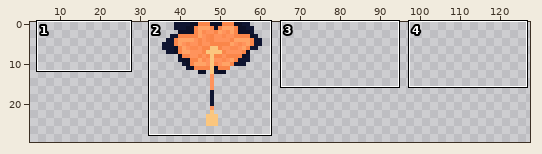
Sprite sheet, stored at src/images/flora/datura.png. The picture above shows the old version from afar; the outline marks the close-up.
Close-up. Before:
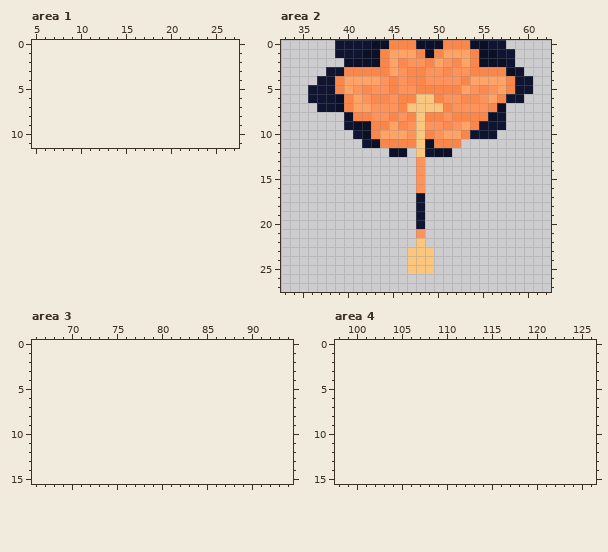
The file is 32x32 pixels. Colours within 5 levels of each other are drawn and written as one. Shown: area 1: x 5..27, y 0..11; area 2: x 33..62, y 0..27; area 3: x 66..94, y 0..15; area 4: x 98..126, y 0..15. The old version is drawn lined up with the new one, on the new canvas. The wide view leaves out empty margins.
New version:
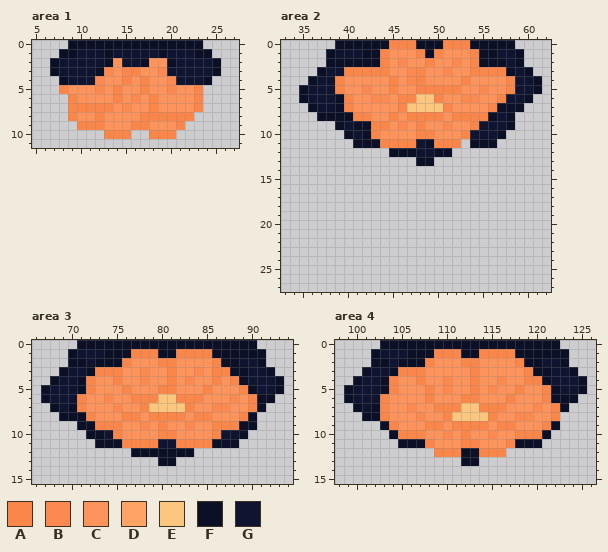
Palette (. is transparent): A #fa864a  B #fc8a50  C #ff935c  D #ffa366  E #fbc67e  F #0c1026  G #0f1531
The commit says: New enemy-plant "Datura"
What changed:
canvas 32x32 -> 128x32, the old top-left corner now at 32,0
Changed rows in their new state; - is an unchanged pixel.
Area 1:
first column x 7:
 0 --FFFFFFFFFFFFFFF--
 1 -FFGGGFGGGGGFGGGFF-
 2 FGGGGGFCGGFCCFGGGGF
 3 FGGGGFBCAACCBGGGGGF
 4 -FGGGBCCACACCBGGGF-
 5 -ACCCBCACCACCBCCA--
 6 --ACCCCACBCACCCCA--
 7 --AAAAACBCCACCCCA--
 8 --ACCACCCCAAAAAA---
 9 ---AAACCCAACCCA----
10 ------AAA--AAA-----
Area 2:
first column x 35:
 0 ----FFFF-------------FFF---
 1 ---F------CCC---CCC-----F--
 2 ---FF-----C----C--C-----F--
 3 --F-------C--------------F-
 4 -F---CCCC----------CCCC---F
 5 F----C------------C---C---F
 6 F-----C--------------C---F-
 7 -F----CC---------------FF--
 8 --FFF--------A---------F---
 9 ----F-----C--A----C----F---
10 -----F---CCC-A--CC----F----
11 ------FF-----G-----FFF-----
12 ------------FG-------------
13 -------------FF------------
14 -------------.-------------
15 -------------.-------------
16 -------------.-------------
17 -------------.-------------
18 -------------.-------------
19 -------------.-------------
20 -------------.-------------
21 -------------.-------------
22 -------------.-------------
23 ------------...------------
24 ------------...------------
25 ------------...------------
Area 3:
first column x 67:
 0 ----FFFFFFFFFFFFFFFFFFFF---
 1 ---FGGGFFFAAAFFAAAAFFFFFF--
 2 ---FFGFFFACCCAACCCCAFFGGF--
 3 --FGGFAAACCBCCACCBCAAFFGGF-
 4 -FGGFACCACCBCCACBCCACAFGGGF
 5 FGGGFACCCACCCAACCCACCCAFGGF
 6 FGGGACCBCCAAAEEAAACCCBCAFF-
 7 -FGFACCCBCCAEEEEACCBBCCAF--
 8 --FFFACCCAACAAAACAACCCAF---
 9 ----FFAAACCBCACCBCCAAAFF---
10 -----FFGACCCCAACCCCAGGF----
11 ------FFFAAAAGGAAAAFFF-----
12 ----------FFFFFFF----------
13 -------------FF------------
Area 4:
first column x 99:
 0 ----FFFFFFFFFFFFFFFFFFFF---
 1 ---FGGGFFFAAAFFAAAAFFFFFF--
 2 ---FFGFFFACCCAACCCCAFFGGF--
 3 --FGGFAAACCCCCACCCCCAFFGGF-
 4 -FGGFACCACCBCCACCBCCAAFGGGF
 5 FGGGFACCCACBCCACBCCACCAFGGF
 6 FGGGACCCCACCCAACCCACCCAFFF-
 7 -FGFACCBCCAAAEEAAACCCBCAF--
 8 --FFACCCBCCAEEEEACCBBCCA---
 9 ----FACCCAACAAAACAACCCAF---
10 -----FAAACCBCACCBCCAAAF----
11 ------FFFACCCAACCCAFFF-----
12 ----------AAAFFAAA---------
13 -------------FF------------
Boxes around the changes in both close-ups, in picture pixels (x1, y1, x2, y2):
added: (50, 40, 221, 139)
changed: (299, 40, 542, 274)
added: (41, 340, 284, 466)
added: (344, 340, 587, 466)
